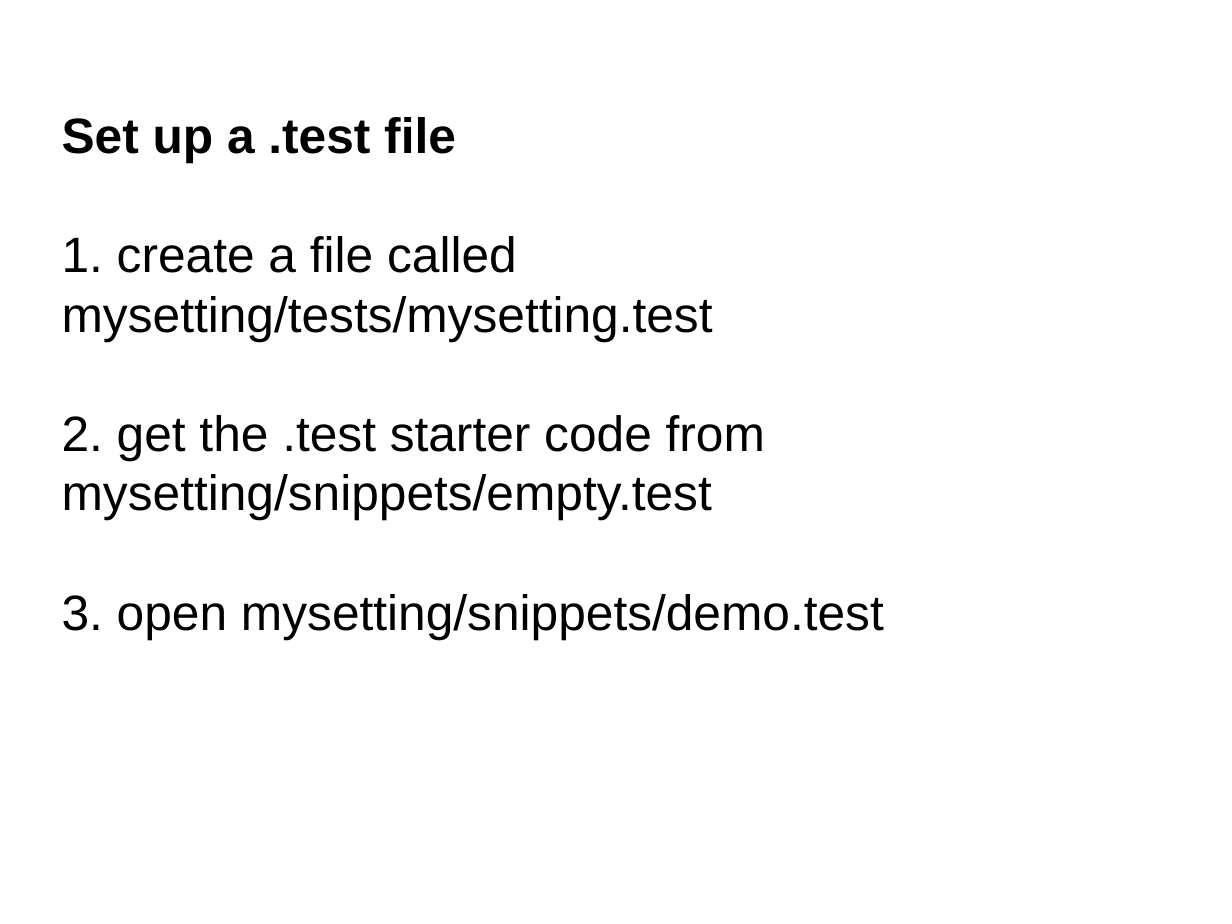
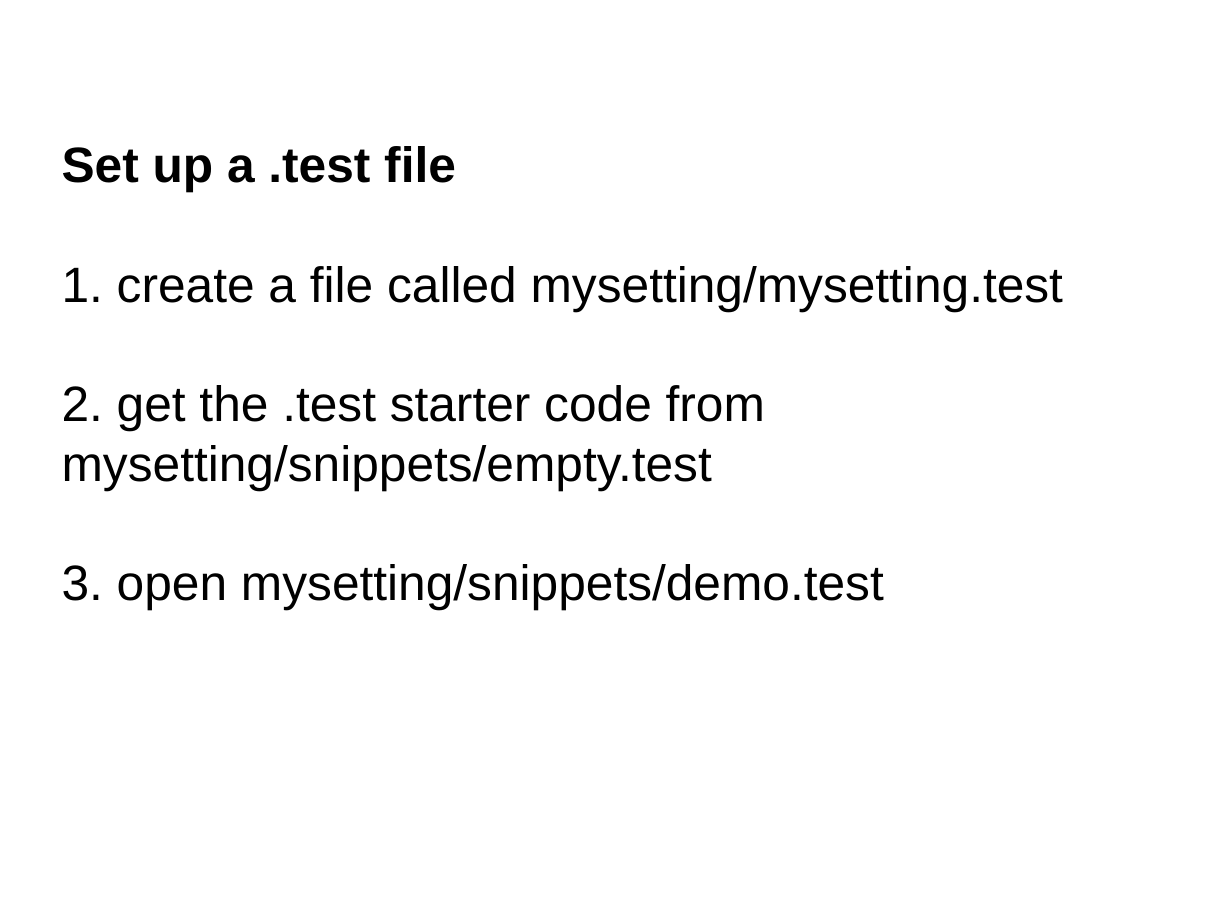
Before and after one commit to chachasikes/TwinCitiesTestSprint, a slide deck: slide 16 of docs/Intro_to_test_writing.odp. Drawn at 1232x924 pixels with LibreOffice and Linux fonts; fonts in the diff are those of the drawing. Boxes give left, top, right and bottom in pixels: in the first picture for what was removed or moved away, otherwise in the second. Text is boxed around its words. In the diff, an @@ line names an element or a change of style, - is before the commit and + after.

Commit message:
final presentation - some minor corrections

```diff
--- a/docs/Intro_to_test_writing.odp
+++ b/docs/Intro_to_test_writing.odp
@@ subtitle at <box>62,266,1063,311</box>: text changed @@
-1. create a file called mysetting/tests/mysetting.test
+1. create a file called mysetting/mysetting.test
```
Also in this commit, not shown: 15 other files.
